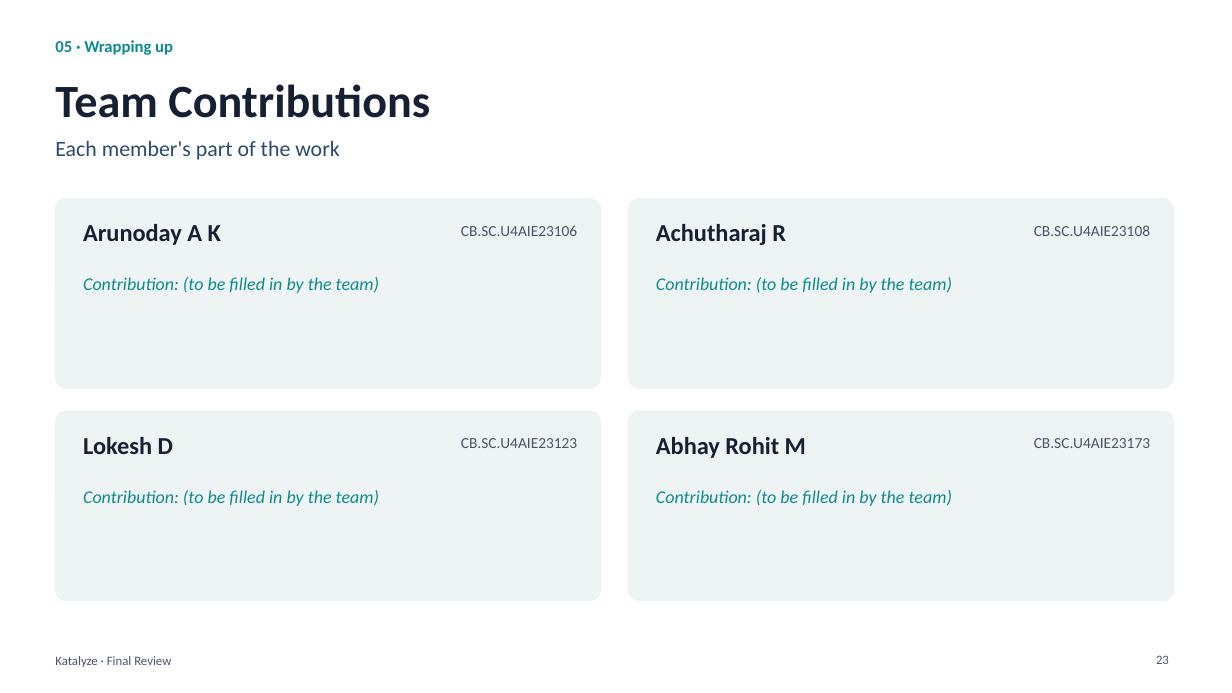
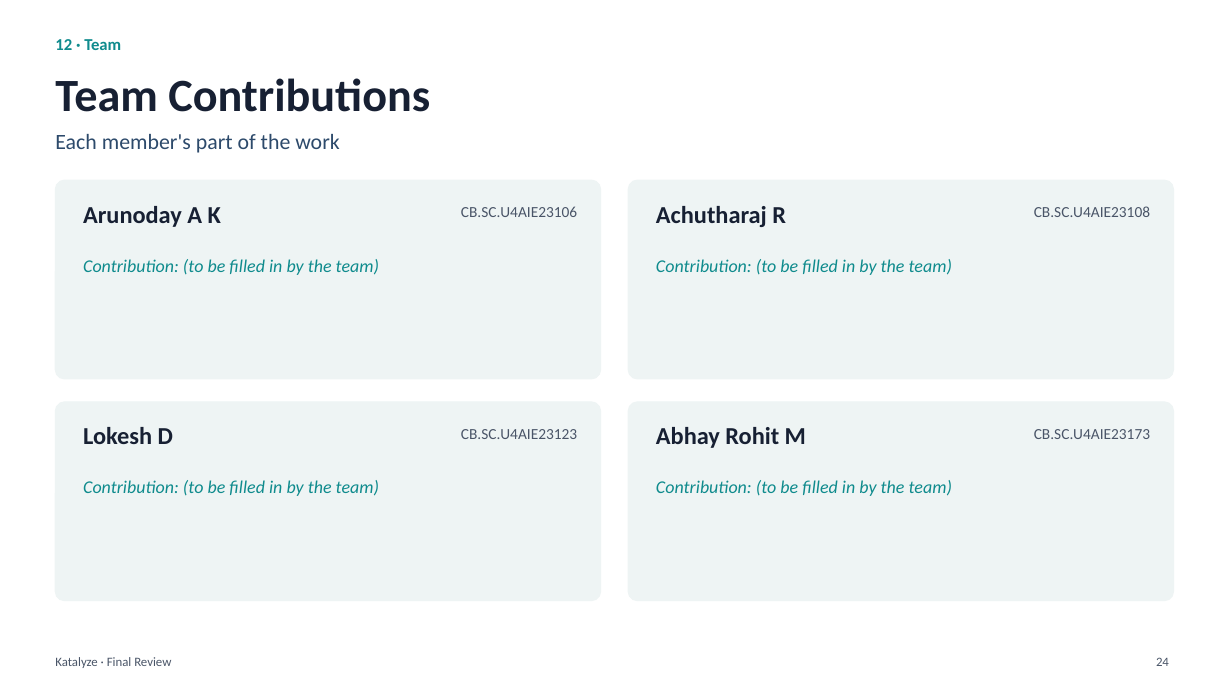
Before and after one commit to Rustlogan2k/Autonomous-web-testing-agent, a slide deck: slide 24 of Katalyze_Final_Review.pptx (slide 23 before the commit). Drawn at 1232x693 pixels with LibreOffice and Linux fonts; fonts in the diff are those of the drawing. Boxes give left, top, right and bottom in pixels: in the first picture for what was removed or moved away, otherwise in the second. Text is boxed around its words. In the diff, an @@ line names an element or a change of style, - is before the commit and + after.

```diff
--- a/Katalyze_Final_Review.pptx
+++ b/Katalyze_Final_Review.pptx
@@ title "Team Contributions": place and size @@
-title "Team Contributions" at (55, 84, 430, 118)
+title "Team Contributions" at (55, 78, 430, 112)
@@ text removed at (55, 40, 173, 55) @@
-05 · Wrapping up
@@ text added at (55, 39, 121, 50), 13 pt, text #0F8B8D, bold @@
+12 · Team
@@ text "Each member's part of the ...": place and size @@
-text "Each member's part of the ..." at (55, 141, 339, 160)
+text "Each member's part of the ..." at (55, 134, 339, 153)
@@ rounded rectangle: place and size @@
-rounded rectangle at (55, 199, 601, 388)
+rounded rectangle at (55, 180, 601, 379)
@@ proportions changed in 4 elements at (628, 402, 1174, 601), (55, 402, 601, 601), (55, 180, 601, 379), (628, 180, 1174, 379) @@
@@ rounded rectangle: place and size @@
-rounded rectangle at (628, 199, 1174, 388)
+rounded rectangle at (628, 180, 1174, 379)
@@ 4 texts: place and size @@
-4 texts at (83, 224, 1150, 245)
+4 texts at (83, 206, 1150, 227)
@@ text "Contribution: (to be filled in ...": place and size @@
-text "Contribution: (to be filled in ..." at (83, 277, 379, 293)
+text "Contribution: (to be filled in ..." at (83, 259, 379, 275)
@@ text "Contribution: (to be filled in ...": place and size @@
-text "Contribution: (to be filled in ..." at (656, 277, 952, 293)
+text "Contribution: (to be filled in ..." at (656, 259, 952, 275)
@@ rounded rectangle: place and size @@
-rounded rectangle at (55, 411, 601, 601)
+rounded rectangle at (55, 402, 601, 601)
@@ rounded rectangle: place and size @@
-rounded rectangle at (628, 411, 1174, 601)
+rounded rectangle at (628, 402, 1174, 601)
@@ 4 texts: place and size @@
-4 texts at (83, 437, 1150, 458)
+4 texts at (83, 427, 1150, 448)
@@ text "Contribution: (to be filled in ...": place and size @@
-text "Contribution: (to be filled in ..." at (83, 490, 379, 506)
+text "Contribution: (to be filled in ..." at (83, 480, 379, 496)
@@ text "Contribution: (to be filled in ...": place and size @@
-text "Contribution: (to be filled in ..." at (656, 490, 952, 506)
+text "Contribution: (to be filled in ..." at (656, 480, 952, 496)
@@ page number at (1156, 657, 1169, 666): text changed @@
-23
+24
```
Also in this commit, not shown: 11 other slides changed, 13 slides added, 12 slides removed.
